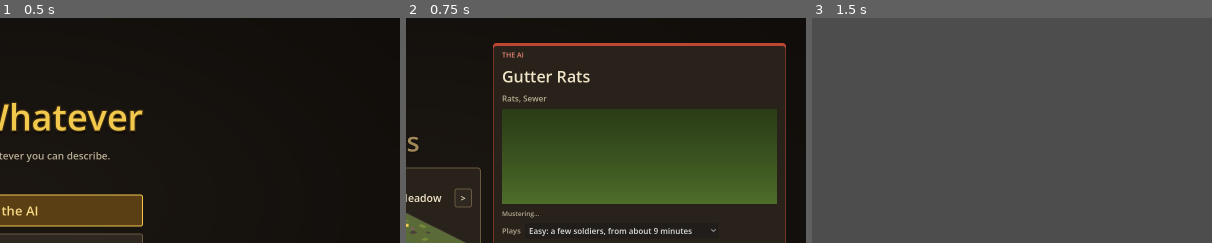
Above: before the commit, frames 1-3 (left to right).
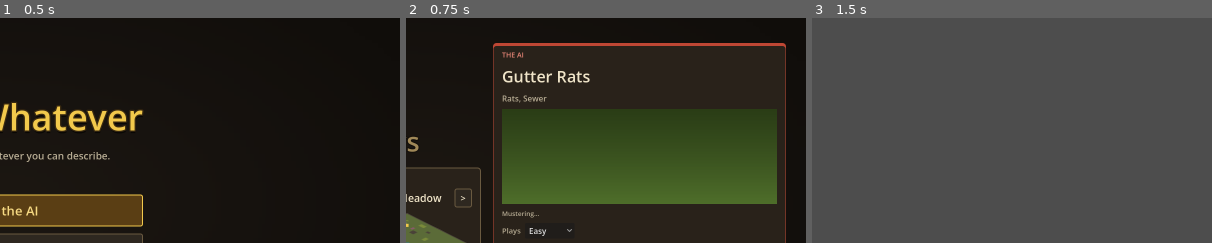
Above: after the commit, the same moments.

Repository: Casaide/age-of-anything
Game: Godot game, scene res://scenes/match_setup.tscn
The game is run twice, just before and just after one commit, with the same random seed, the same clock (stepped at 60 frames per second) and the same inputs.
Inputs:
- Up to frame 1 (0.5 s): no input
- Up to frame 2 (0.75 s): click "Battle the AI" at 0.5 s
- Up to frame 3 (1.5 s): click "Start battle" at 1.25 s
The pictures show only the part of the screen within x 50-100%, y 4-54%; the shares and areas given below are measured in that part.

Frame 1 is identical in both runs. In frame 2, 0.6% of the frame differs, in the area x 35-78%, y 93-97%; in frame 3, nothing differs.

Commit message:
Gentler Normal AI (first wave 6:00, 8 per wave, 20 pop of soldiers; D-104); lobby levels are just Easy and Normal
Co-Authored-By: Claude Opus 5.5 <noreply@anthropic.com>

Diff:
--- a/data/ai.json
+++ b/data/ai.json
@@ -87,8 +87,10 @@
    "wave_max": 5
   },
   "normal": {
-   "delay": 0,
-   "army_pct": 100
+   "delay": 120,
+   "army_pct": 100,
+   "max_army": 20,
+   "wave_max": 8
   }
  }
 }
--- a/scenes/match_setup.gd
+++ b/scenes/match_setup.gd
@@ -253,8 +253,8 @@
 		lrow.add_theme_constant_override("separation", 8)
 		lrow.add_child(_label("Plays", 15, DIM))
 		level_pick = OptionButton.new()
-		level_pick.add_item("Easy: a few soldiers, from about 9 minutes")
-		level_pick.add_item("Normal: raids from 4 minutes, all-out attacks")
+		level_pick.add_item("Easy")
+		level_pick.add_item("Normal")
 		level_pick.selected = 0
 		level_pick.focus_mode = Control.FOCUS_NONE
 		lrow.add_child(level_pick)
